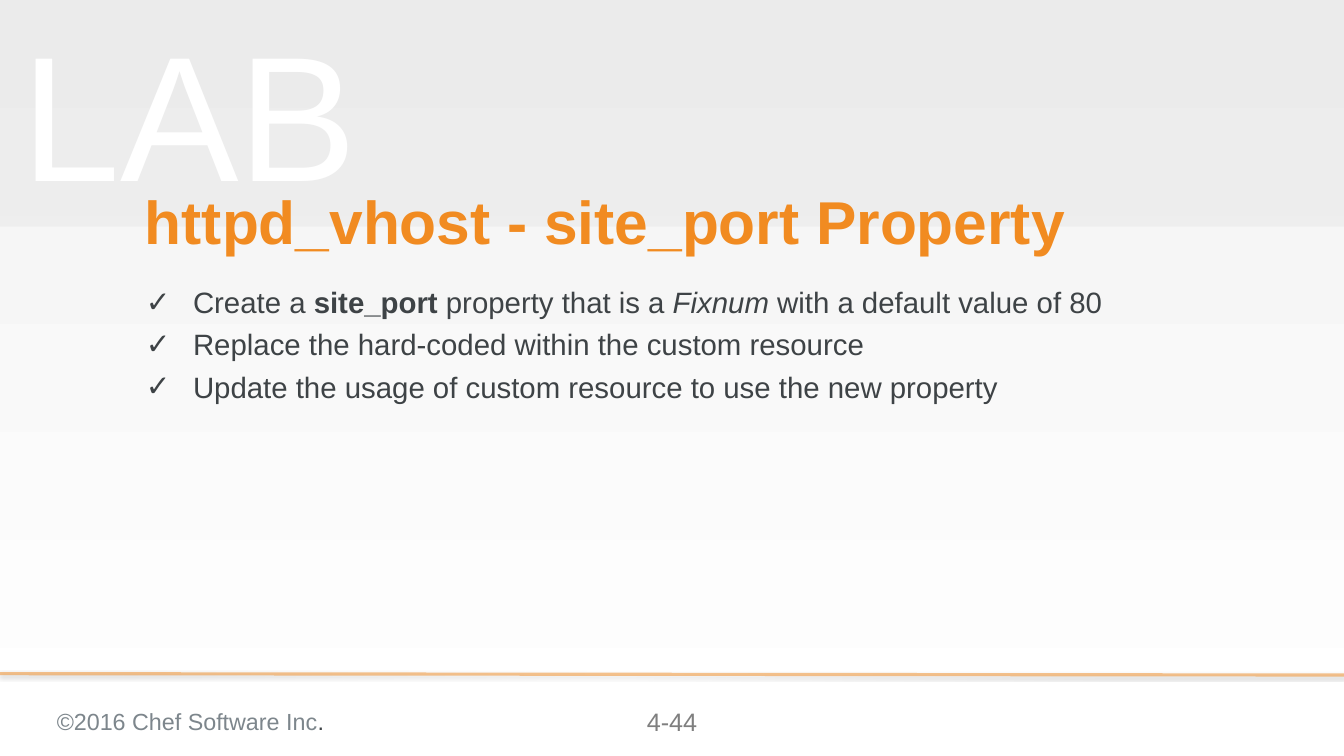
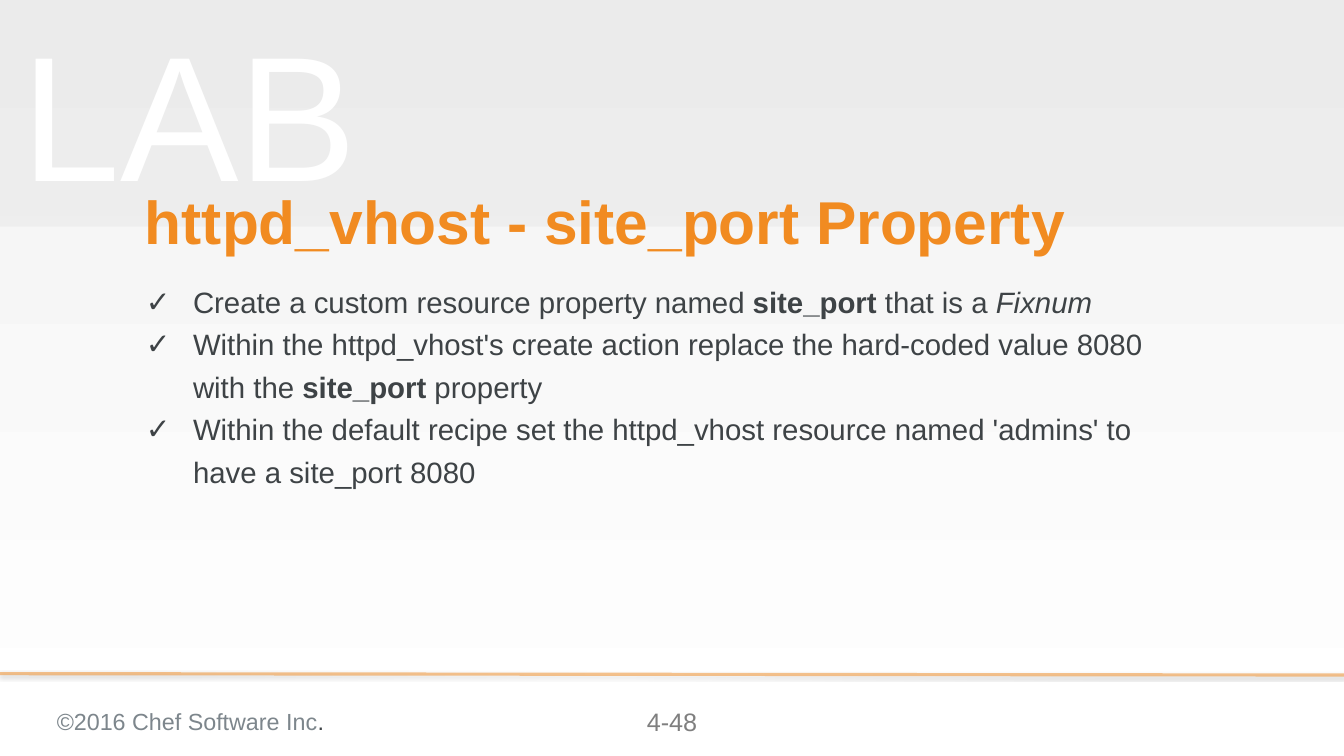
Before and after one commit to chef-training/extending_cookbooks, a slide deck: slide 48 of 04-creating_a_custom_resource.pptx (slide 44 before the commit). Drawn at 1344x756 pixels with LibreOffice and Linux fonts; fonts in the diff are those of the drawing; background and template pictures are left out. Boxes give left, top, right and bottom in pixels: in the first picture for what was removed or moved away, otherwise in the second. Text is boxed around its words. In the diff, an @@ line names an element or a change of style, - is before the commit and + after.

Commit message:
Updates to modue 04 - conceptual slides
* Adds slides that talks about the resource collection and
  sub-resource collections
* Adds slides that talks about the property language
* Updates to the exercises for readability
* Adds quick explanation about how the welcome conf got there

```diff
--- a/04-creating_a_custom_resource.pptx
+++ b/04-creating_a_custom_resource.pptx
@@ subtitle at (x1=193, y1=291, x2=1142, y2=488): text changed @@
-✓ Create a site_port property that is a Fixnum with a default value of 80
-✓ Replace the hard-coded within the custom resource
-✓ Update the usage of custom resource to use the new property
+✓ Create a custom resource property named site_port that is a Fixnum
+✓ Within the httpd_vhost's create action replace the hard-coded value 8080 with the site_port property
+✓ Within the default recipe set the httpd_vhost resource named 'admins' to have a site_port 8080
@@ page number at (x1=647, y1=713, x2=697, y2=731): text changed @@
-4-44
+4-48
```
Also in this commit, not shown: 7 other slides changed, 8 slides added.
